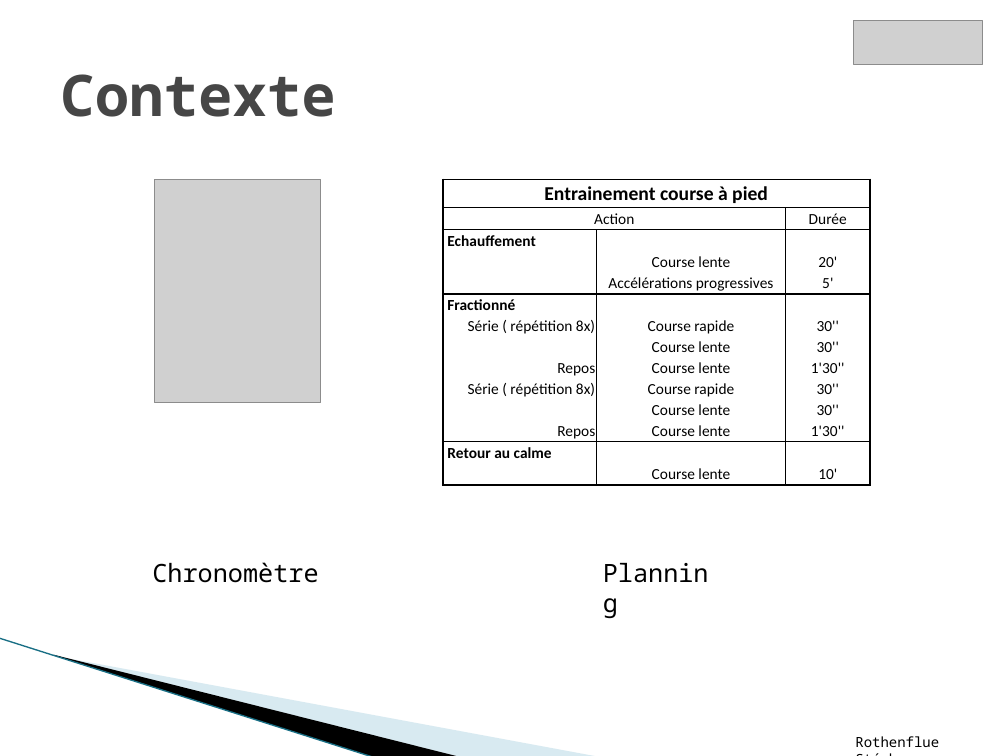
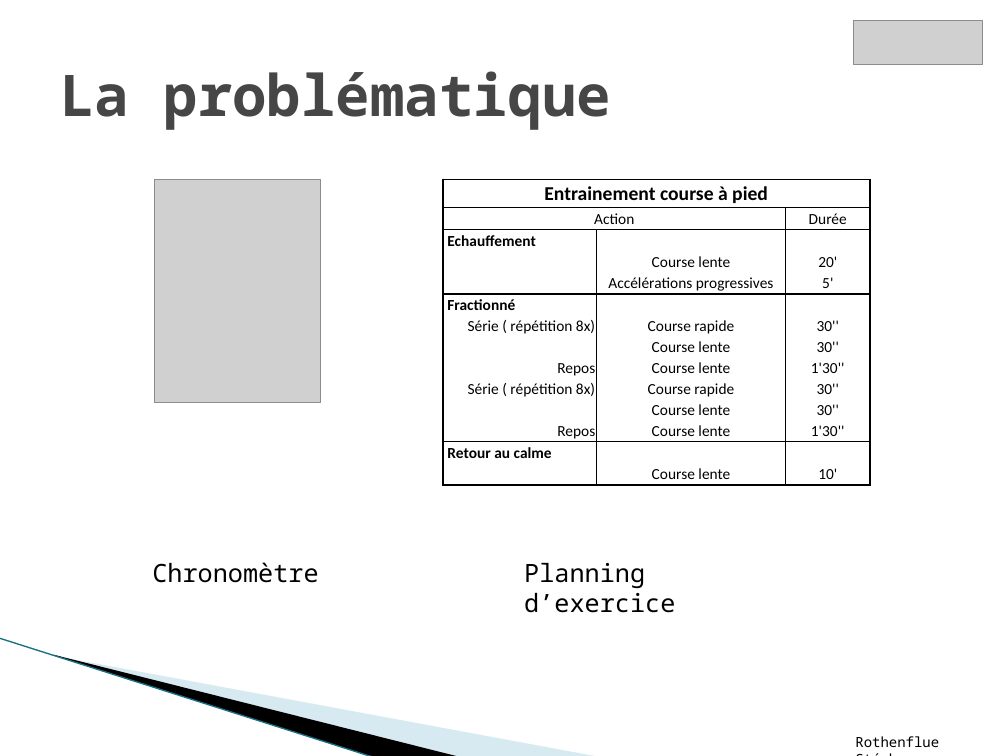
Before and after one commit to Rothen68/projet-RChrono, a slide deck: slide 2 of Cahier des charges + analyse/Presentation dossier projet.pptx. Drawn at 1008x756 pixels with LibreOffice and Linux fonts; fonts in the diff are those of the drawing; grey boxes stand for pictures; background and template pictures are left out. Boxes give left, top, right and bottom in pixels: in the first picture for what was removed or moved away, otherwise in the second. Text is boxed around its words. In the diff, an @@ line names an element or a change of style, - is before the commit and + after.

```diff
--- a/Cahier des charges + analyse/Presentation dossier projet.pptx
+++ b/Cahier des charges + analyse/Presentation dossier projet.pptx
@@ title at [60,71,612,130]: text changed @@
-Contexte
+La problématique
@@ text at [524,563,675,613]: text changed @@
-Planning
+Planning d’exercice
```
Also in this commit, not shown: 15 slides added, 14 other files.
